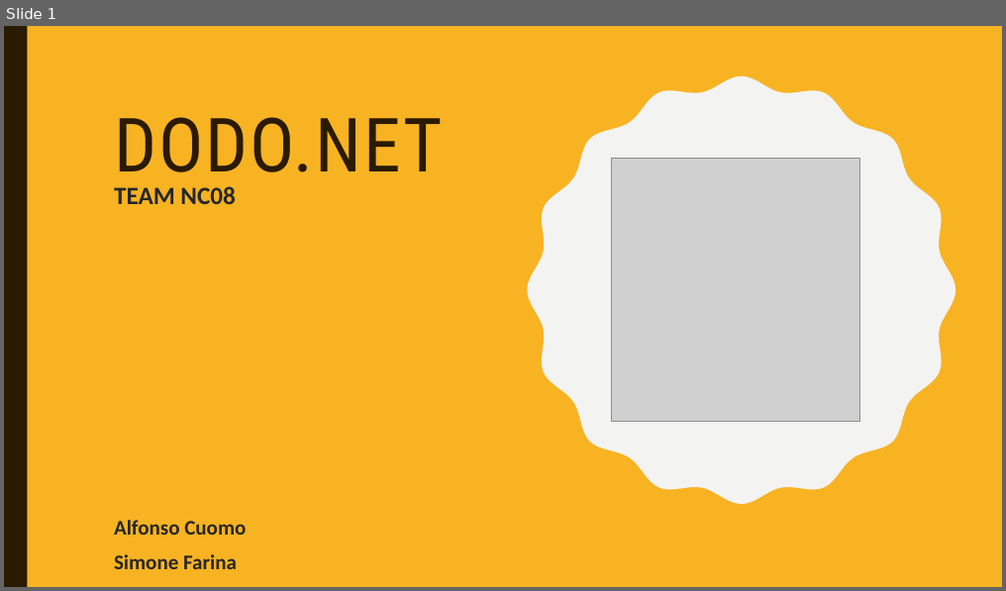
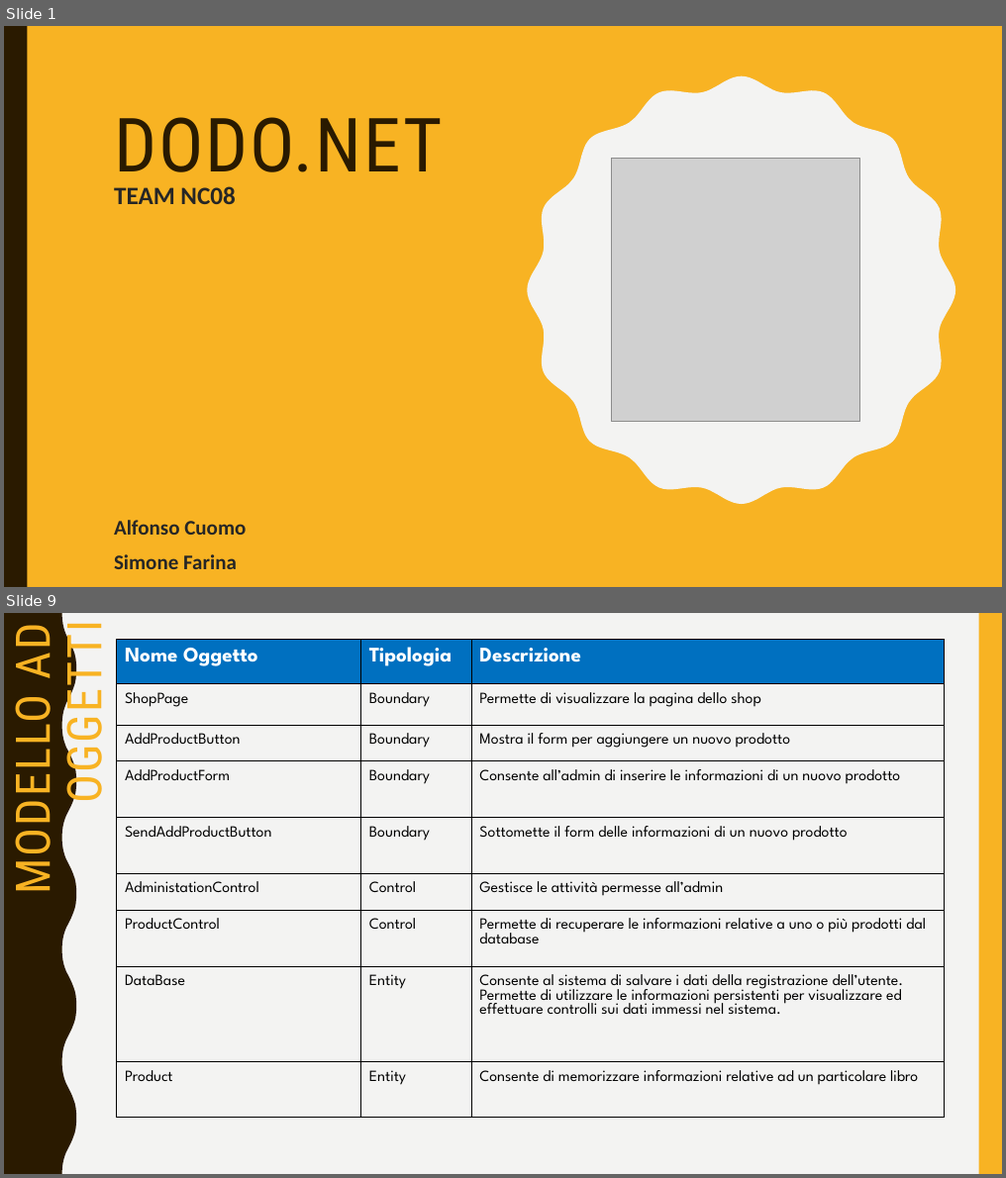
Before and after one commit to sfarina12/NC_05, a slide deck: Presentazione_Prima consegna/presentazione PrimaConsegna.pptx. Shown one above the other, each under a label of ours: slide 1 before the commit, slides 1 and 9 after it; the slides between them are not shown. The pictures are 1006x591 and 1006x1178 pixels, drawn with LibreOffice and Linux fonts; fonts in the diff are those of the drawing; grey boxes stand for pictures. Boxes give left, top, right and bottom in pixels: in the first picture for what was removed or moved away, otherwise in the second. Text is boxed around its words. In the diff, an @@ line names an element or a change of style, - is before the commit and + after.

```diff
--- a/Presentazione_Prima consegna/presentazione PrimaConsegna.pptx
+++ b/Presentazione_Prima consegna/presentazione PrimaConsegna.pptx
@@ slide 9 added at box(4, 613, 1002, 1174), background #F3F3F2; not listed: 2 template elements that a slide beside it also shows @@
@@ title added at box(4, 628, 114, 889), 45.9 pt, text #F8B323 @@
+MODELLO AD OGGETTI
@@ table added at box(116, 639, 945, 1118), 9 rows, 3 columns @@
+Nome Oggetto | Tipologia | Descrizione
+ShopPage | Boundary | Permette di visualizzare la pagina dello shop
+AddProductButton | Boundary | Mostra il form per aggiungere un nuovo prodotto
+AddProductForm | Boundary | Consente all’admin di inserire le informazioni di un nuovo prodotto
+SendAddProductButton | Boundary | Sottomette il form delle informazioni di un nuovo prodotto
+AdministationControl | Control | Gestisce le attività permesse all’admin
+ProductControl | Control | Permette di recuperare le informazioni relative a uno o più prodotti dal database
+DataBase | Entity | Consente al sistema di salvare i dati della registrazione dell’utente. Permette di utilizzare le informazioni persistenti per visualizzare ed effettuare controlli sui dati immessi nel sistema.
+Product | Entity | Consente di memorizzare informazioni relative ad un particolare libro
```
Also in this commit, not shown: 1 slide changed, 14 other slides added, 7 other files.
